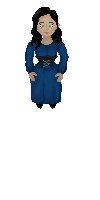
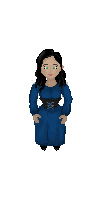
Comparing the layer stacks of the two 100×200 images. Changes:
painted on "Слой 9" over [25, 7, 73, 151]
removed layer "Яркость/Контрастность 1" over [33, 8, 65, 46]
removed layer "тело" over [25, 11, 69, 109]
